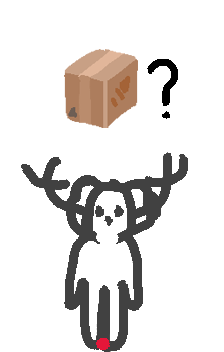
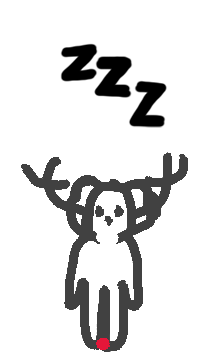
Before/after of a w=224, h=352 layered artwork. What changed in the layer stack:
added layer "zzz.png" above "no.png" over (60, 43, 167, 128)
hid "colisQuestion.png" over (64, 49, 178, 128)
